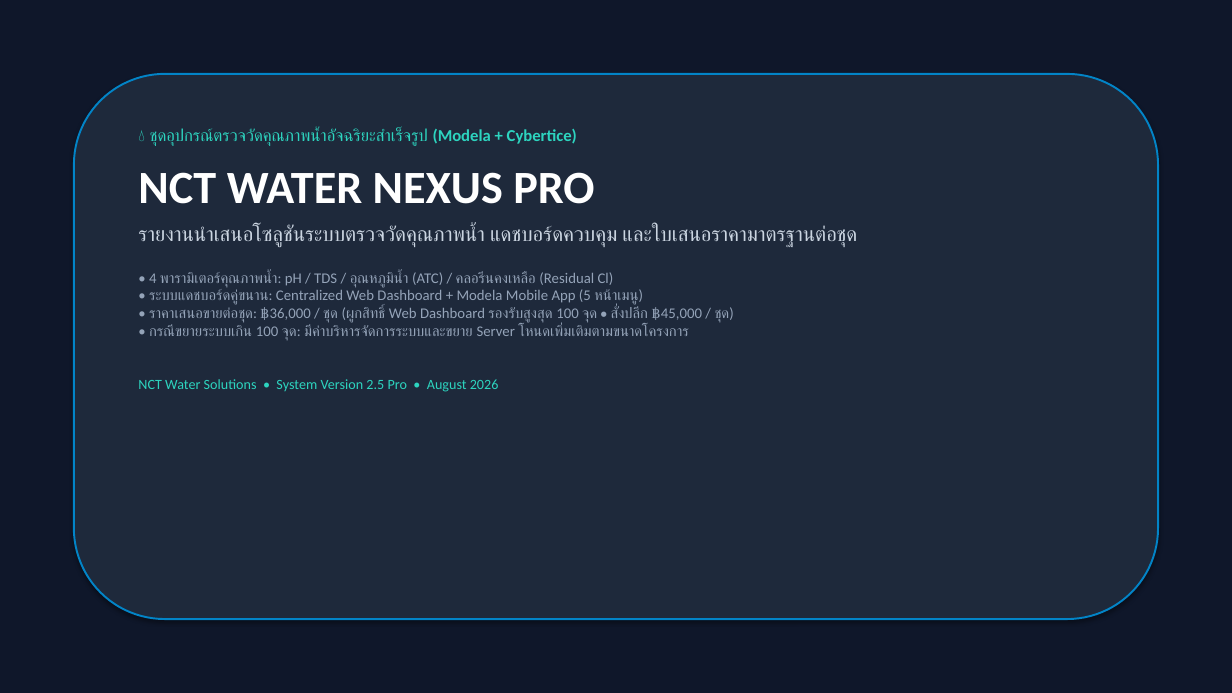
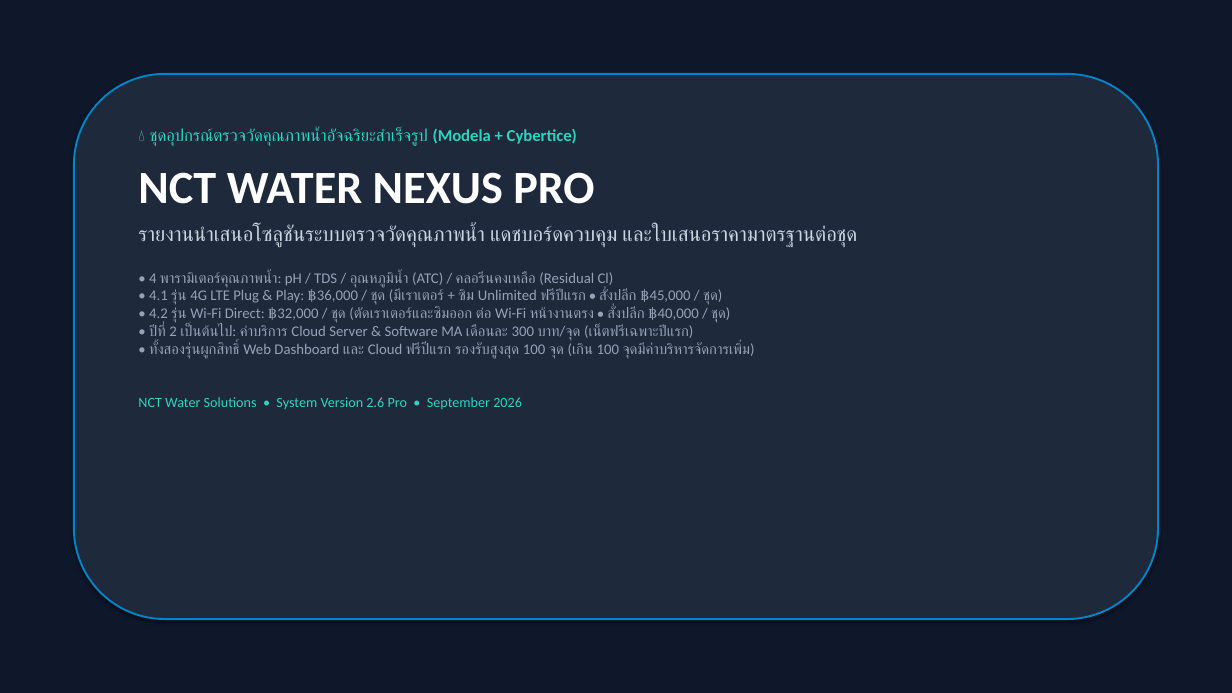
Before and after one commit to WoobWarb/nct-water-nexus, a slide deck: slide 1 of NCT_Water_Nexus_Report_and_Pricing.pptx. Drawn at 1232x693 pixels with LibreOffice and Linux fonts; fonts in the diff are those of the drawing. Boxes give left, top, right and bottom in pixels: in the first picture for what was removed or moved away, otherwise in the second. Text is boxed around its words. In the diff, an @@ line names an element or a change of style, - is before the commit and + after.

Commit message:
Update quote: Year 2 Cloud MA 300 THB/mo, net free year 1 only, and add 4.2 Wi-Fi version

```diff
--- a/NCT_Water_Nexus_Report_and_Pricing.pptx
+++ b/NCT_Water_Nexus_Report_and_Pricing.pptx
@@ text at [138,271,755,409]: text changed @@
-• 4 พารามิเตอร์คุณภาพน้ำ: pH / TDS / อุณหภูมิน้ำ (ATC) / คลอรีนคงเหลือ (Residual Cl)
-• ระบบแดชบอร์ดคู่ขนาน: Centralized Web Dashboard + Modela Mobile App (5 หน้าเมนู)
-• ราคาเสนอขายต่อชุด: ฿36,000 / ชุด (ผูกสิทธิ์ Web Dashboard รองรับสูงสุด 100 จุด • สั่งปลีก ฿45,000 / ชุด)
-• กรณีขยายระบบเกิน 100 จุด: มีค่าบริหารจัดการระบบและขยาย Server โหนดเพิ่มเติมตามขนาดโครงการ
-NCT Water Solutions • System Version 2.5 Pro • August 2026
+• 4 พารามิเตอร์คุณภาพน้ำ: pH / TDS / อุณหภูมิน้ำ (ATC) / คลอรีนคงเหลือ (Residual Cl)
+• 4.1 รุ่น 4G LTE Plug & Play: ฿36,000 / ชุด (มีเราเตอร์ + ซิม Unlimited ฟรีปีแรก • สั่งปลีก ฿45,000 / ชุด)
+• 4.2 รุ่น Wi-Fi Direct: ฿32,000 / ชุด (ตัดเราเตอร์และซิมออก ต่อ Wi-Fi หน้างานตรง • สั่งปลีก ฿40,000 / ชุด)
+• ปีที่ 2 เป็นต้นไป: ค่าบริการ Cloud Server & Software MA เดือนละ 300 บาท/จุด (เน็ตฟรีเฉพาะปีแรก)
+• ทั้งสองรุ่นผูกสิทธิ์ Web Dashboard และ Cloud ฟรีปีแรก รองรับสูงสุด 100 จุด (เกิน 100 จุดมีค่าบริหารจัดการเพิ่ม)
+NCT Water Solutions • System Version 2.6 Pro • September 2026
```
Also in this commit, not shown: 2 other slides changed, 1 slide added, 1 slide removed, 9 other files.
